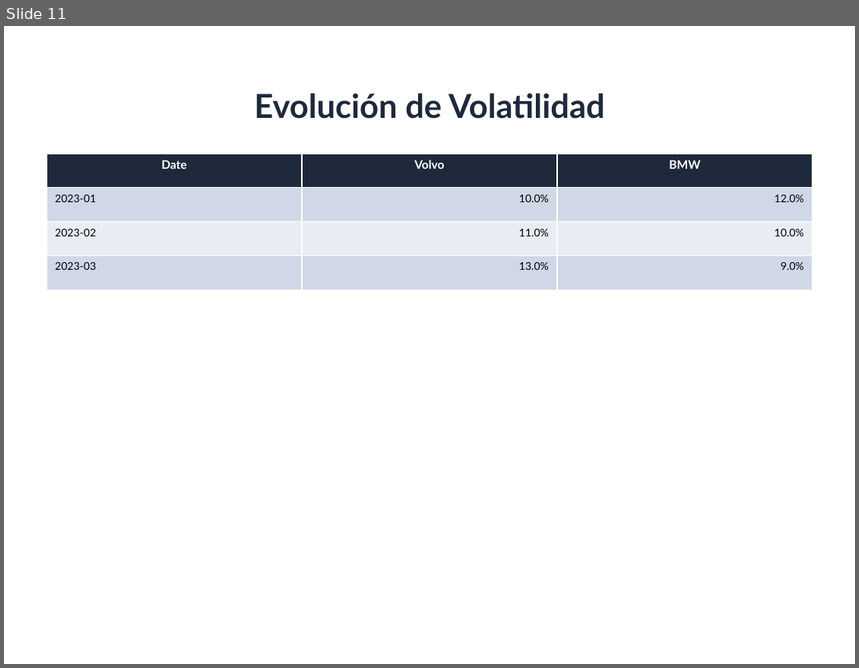
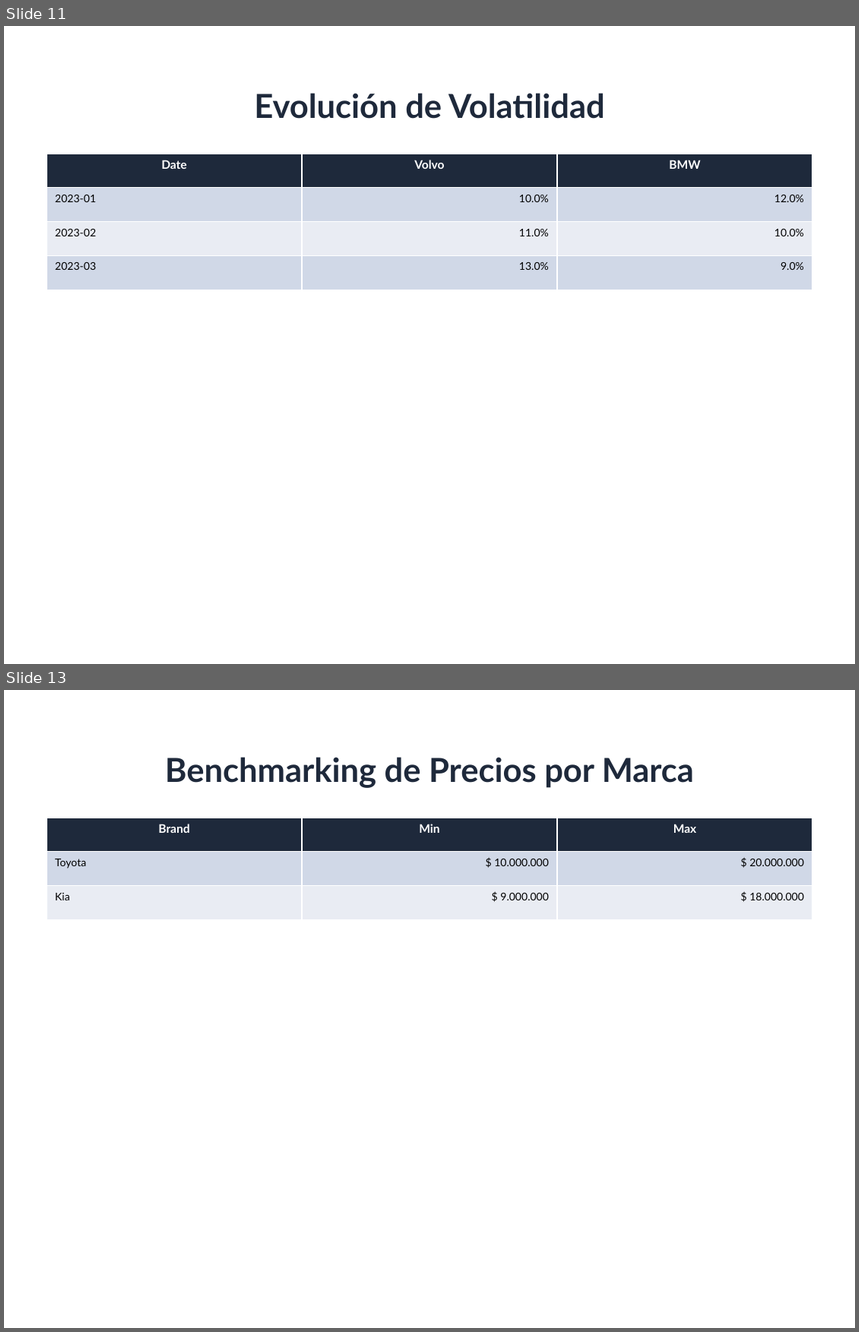
Before and after one commit to GabrielGlezG/PricingEngine, a slide deck: test_output_charts.pptx. Shown one above the other, each under a label of ours: slide 11 before the commit, slides 11 and 13 after it; the slides between them are not shown. The pictures are 859x668 and 859x1332 pixels, drawn with LibreOffice and Linux fonts; fonts in the diff are those of the drawing. Boxes give left, top, right and bottom in pixels: in the first picture for what was removed or moved away, otherwise in the second. Text is boxed around its words. In the diff, an @@ line names an element or a change of style, - is before the commit and + after.

```diff
--- a/test_output_charts.pptx
+++ b/test_output_charts.pptx
@@ slide 13 added at [4, 690, 855, 1328], background #FFFFFF @@
@@ title added at [165, 757, 694, 788], 28 pt, text #1E293B, bold @@
+Benchmarking de Precios por Marca
@@ table added at [47, 818, 813, 920], 3 rows, 3 columns @@
+Brand | Min | Max
+Toyota | $ 10.000.000 | $ 20.000.000
+Kia | $ 9.000.000 | $ 18.000.000
```
Also in this commit, not shown: 4 slides changed, 3 other slides added, 2 slides removed, 4 other files.
